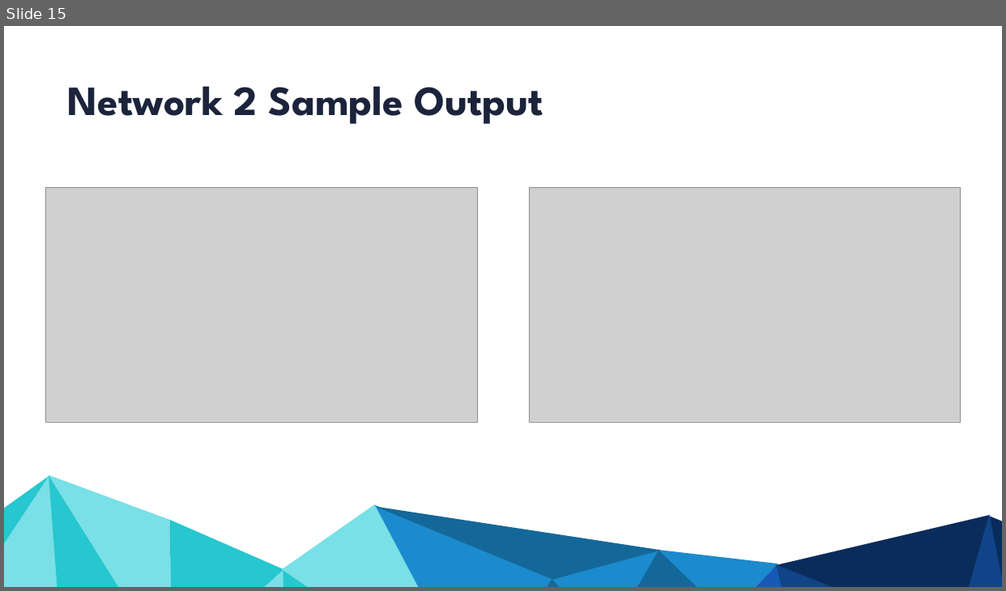
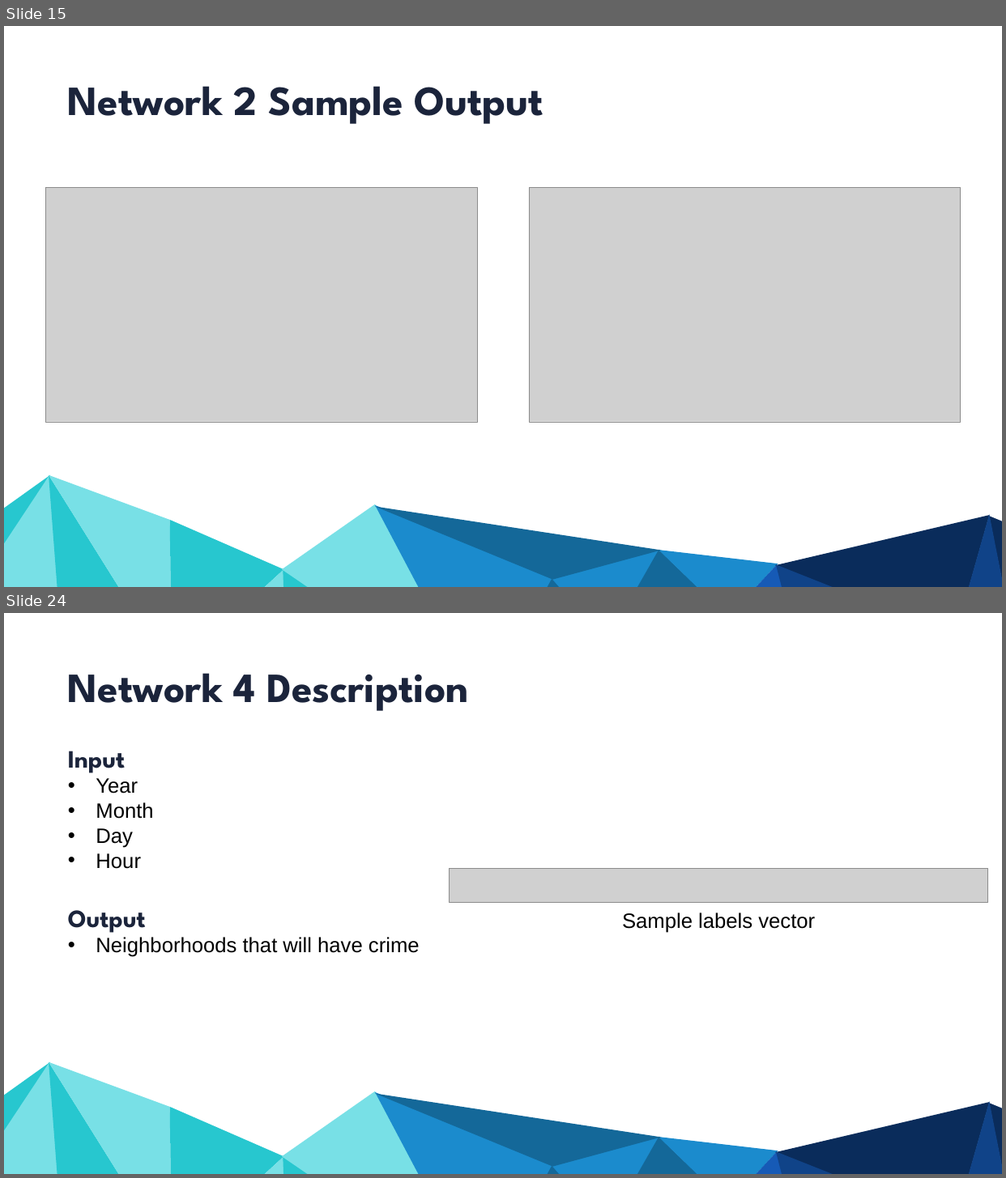
Before and after one commit to NasirKhalid24/Vancouver-Crime-Prediction, a slide deck: Final Presentation.pptx. Shown one above the other, each under a label of ours: slide 15 before the commit, slides 15 and 24 after it; the slides between them are not shown. The pictures are 1006x591 and 1006x1178 pixels, drawn with LibreOffice and Linux fonts; fonts in the diff are those of the drawing; grey boxes stand for pictures. Boxes give left, top, right and bottom in pixels: in the first picture for what was removed or moved away, otherwise in the second. Text is boxed around its words. In the diff, an @@ line names an element or a change of style, - is before the commit and + after.

```diff
--- a/Final Presentation.pptx
+++ b/Final Presentation.pptx
@@ slide 24 added at (4, 613, 1002, 1174), background #FFFFFF; not listed: 19 template elements that a slide beside it also shows @@
@@ text added at (68, 673, 468, 711), 80 pt, text #1B243B, bold @@
+Network 4 Description
@@ text added at (68, 751, 420, 957), 40 pt, text #000000 @@
+Input
+• Year
+• Month
+• Day
+• Hour
+Output
+• Neighborhoods that will have crime
@@ picture added at (449, 869, 987, 902) @@
@@ text added at (622, 913, 815, 933), 40 pt, text #000000 @@
+Sample labels vector
```
Also in this commit, not shown: 1 slide changed, 13 other slides added.
